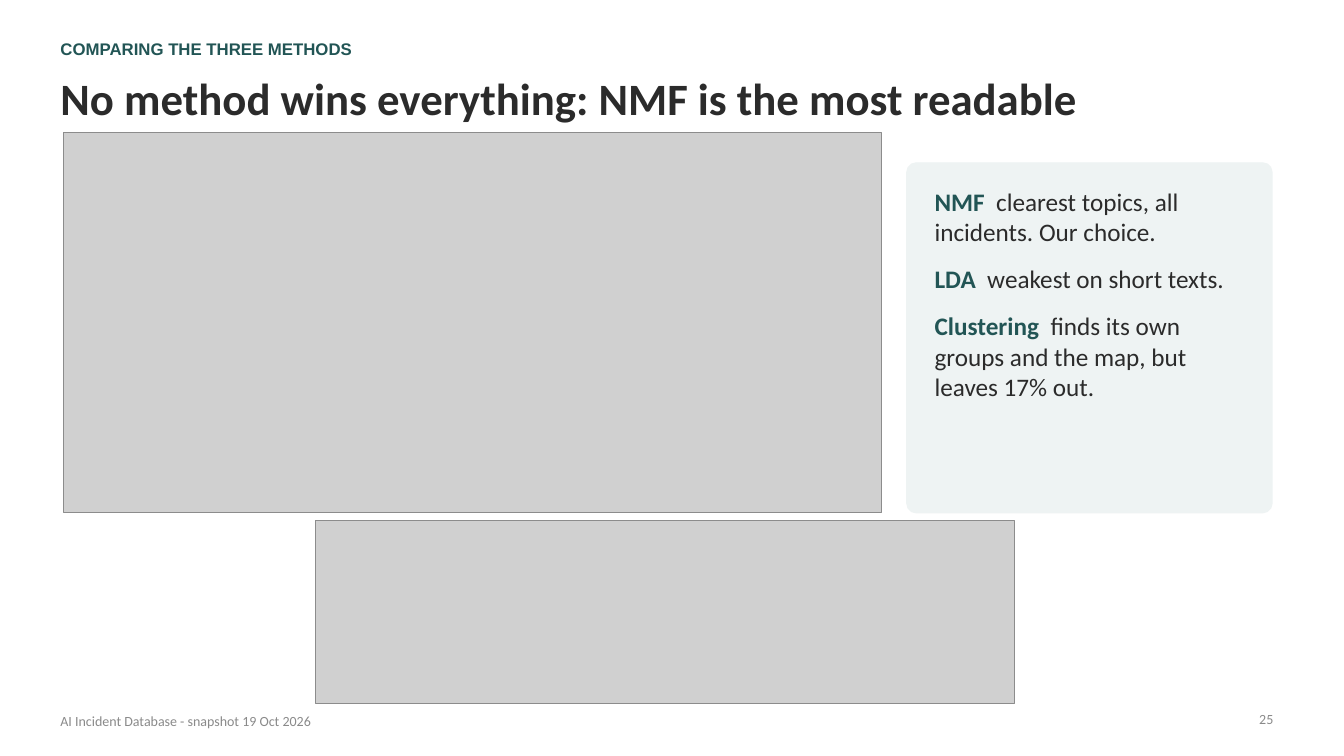
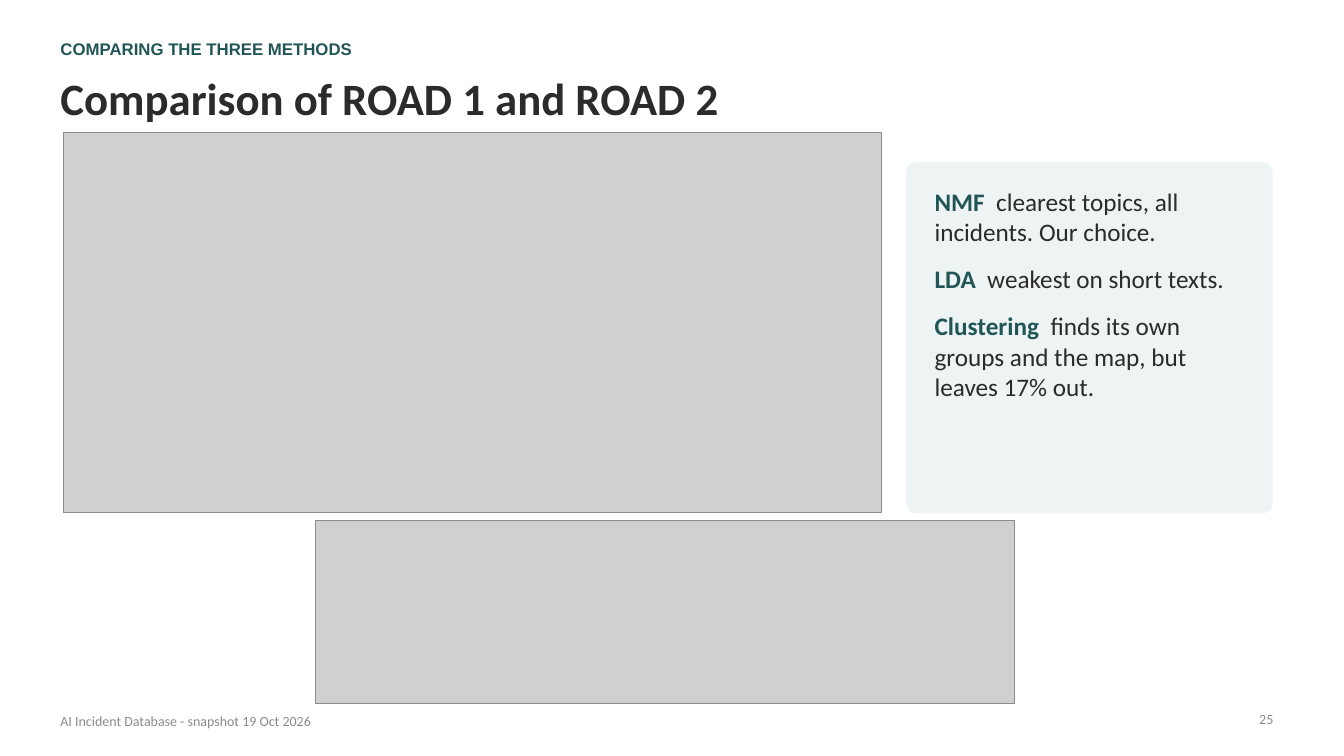
Before and after one commit to nnamyslowska/ai-incidents-analysis, a slide deck: slide 25 of From AI that breaks to AI that is weaponized - AIID.pptx. Drawn at 1344x756 pixels with LibreOffice and Linux fonts; fonts in the diff are those of the drawing; grey boxes stand for pictures. Boxes give left, top, right and bottom in pixels: in the first picture for what was removed or moved away, otherwise in the second. Text is boxed around its words. In the diff, an @@ line names an element or a change of style, - is before the commit and + after.

Commit message:
Added changes to slide titles

```diff
--- a/From AI that breaks to AI that is weaponized - AIID.pptx
+++ b/From AI that breaks to AI that is weaponized - AIID.pptx
@@ title at box(60, 83, 719, 122): text changed @@
-No method wins everything: NMF is the most readable
+Comparison of ROAD 1 and ROAD 2
```
Also in this commit, not shown: 10 other slides changed, 1 other file.
